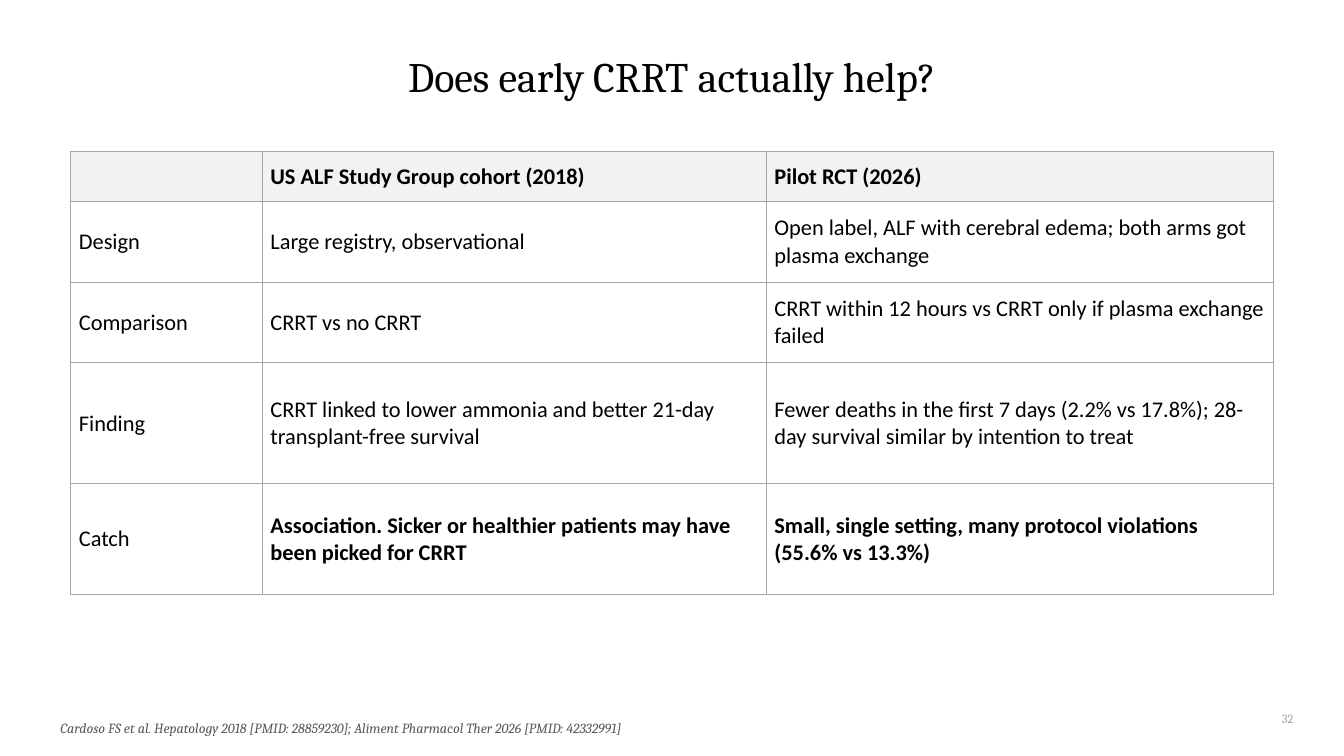
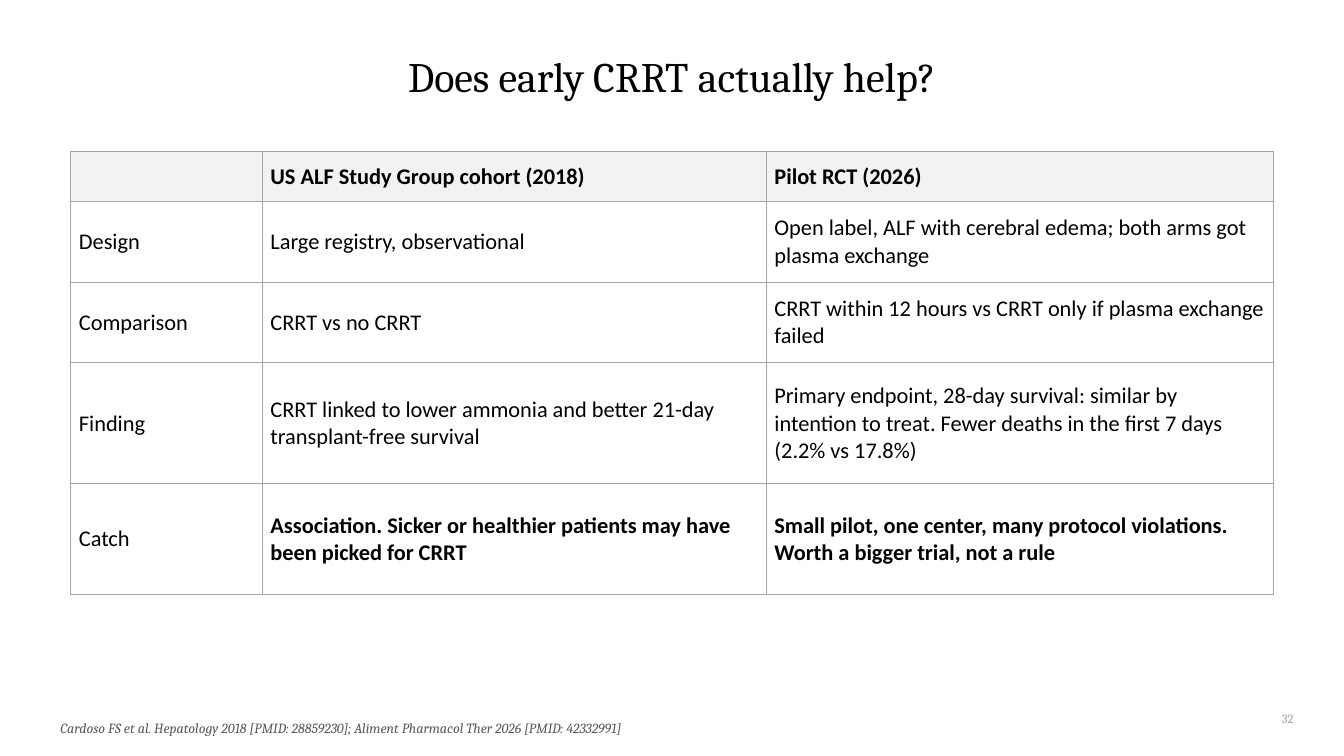
Before and after one commit to qaddodi/mohammad-almeqdadi-lectures, a slide deck: slide 32 of lectures/acute-liver-failure-aclf-in-icu/ALF and ACLF in the ICU.pptx. Drawn at 1344x756 pixels with LibreOffice and Linux fonts; fonts in the diff are those of the drawing. Boxes give left, top, right and bottom in pixels: in the first picture for what was removed or moved away, otherwise in the second. Text is boxed around its words. In the diff, an @@ line names an element or a change of style, - is before the commit and + after.

```diff
--- a/lectures/acute-liver-failure-aclf-in-icu/ALF and ACLF in the ICU.pptx
+++ b/lectures/acute-liver-failure-aclf-in-icu/ALF and ACLF in the ICU.pptx
@@ table at <box>71,151,1273,568</box> @@
-row 4, column 3: Fewer deaths in the first 7 days (2.2% vs 17.8%); 28-day survival similar by intention to treat
+row 4, column 3: Primary endpoint, 28-day survival: similar by intention to treat. Fewer deaths in the first 7 days (2.2% vs 17.8%)
-row 5, column 3: Small, single setting, many protocol violations (55.6% vs 13.3%)
+row 5, column 3: Small pilot, one center, many protocol violations. Worth a bigger trial, not a rule
```
Also in this commit, not shown: 33 other slides changed, 5 slides added, 1 slide removed, 2 other files.
